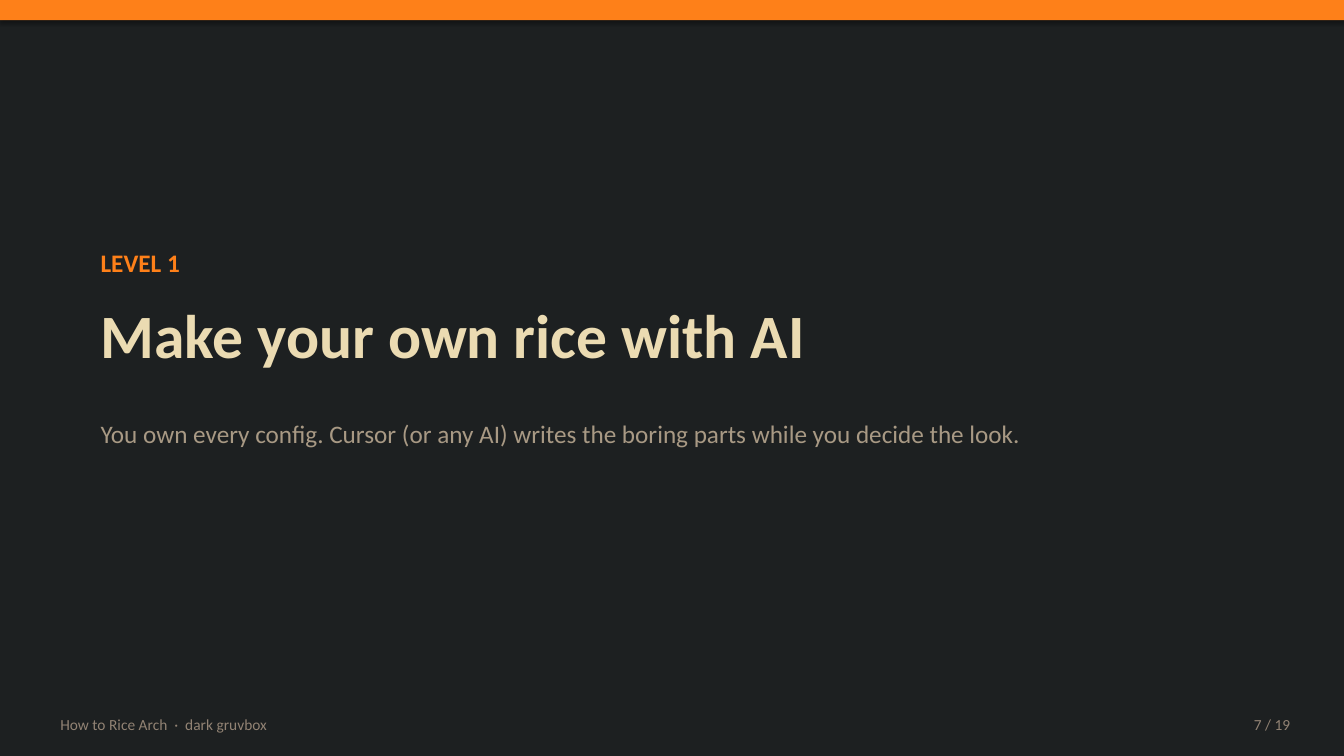
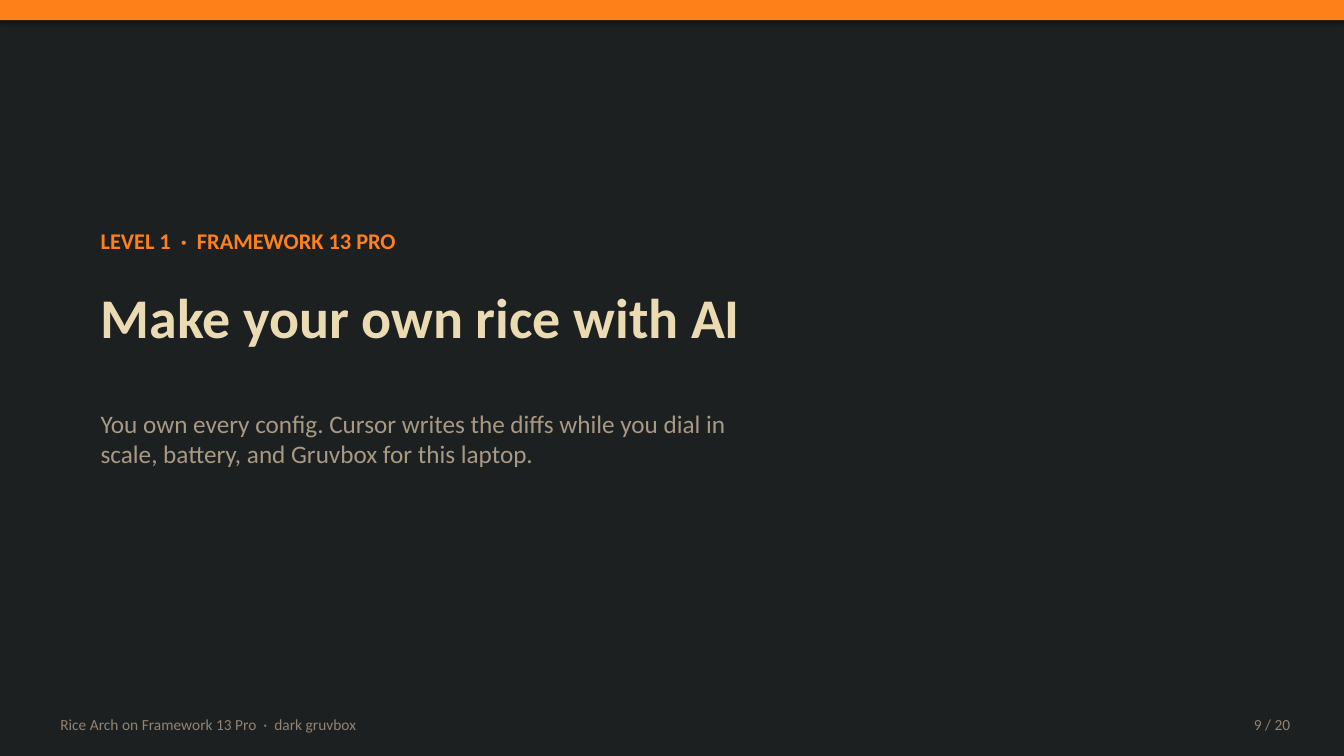
Before and after one commit to WaffleStudioGit/PCPhone, a slide deck: slide 9 of download/How-to-Rice-Arch.pptx (slide 7 before the commit). Drawn at 1344x756 pixels with LibreOffice and Linux fonts; fonts in the diff are those of the drawing. Boxes give left, top, right and bottom in pixels: in the first picture for what was removed or moved away, otherwise in the second. Text is boxed around its words. In the diff, an @@ line names an element or a change of style, - is before the commit and + after.

```diff
--- a/download/How-to-Rice-Arch.pptx
+++ b/download/How-to-Rice-Arch.pptx
@@ text at [101,234,395,249]: text changed; size 18 to 16 pt @@
-LEVEL 1
+LEVEL 1 · FRAMEWORK 13 PRO
@@ text "Make your own rice with ...": place and size @@
-text "Make your own rice with ..." at [101,314,805,368]
+text "Make your own rice with ..." at [101,298,740,347]
@@ text "Make your own rice with ..." at [101,298,740,347]: size 44 to 40 pt @@
@@ text at [101,415,725,467]: text changed @@
-You own every config. Cursor (or any AI) writes the boring parts while you decide the look.
+You own every config. Cursor writes the diffs while you dial in
+scale, battery, and Gruvbox for this laptop.
@@ text at [60,719,356,733]: text changed @@
-How to Rice Arch · dark gruvbox
+Rice Arch on Framework 13 Pro · dark gruvbox
@@ text at [1254,720,1291,730]: text changed @@
-7 / 19
+9 / 20
```
Also in this commit, not shown: 4 other slides changed, 15 slides added, 14 slides removed, 5 other files.
